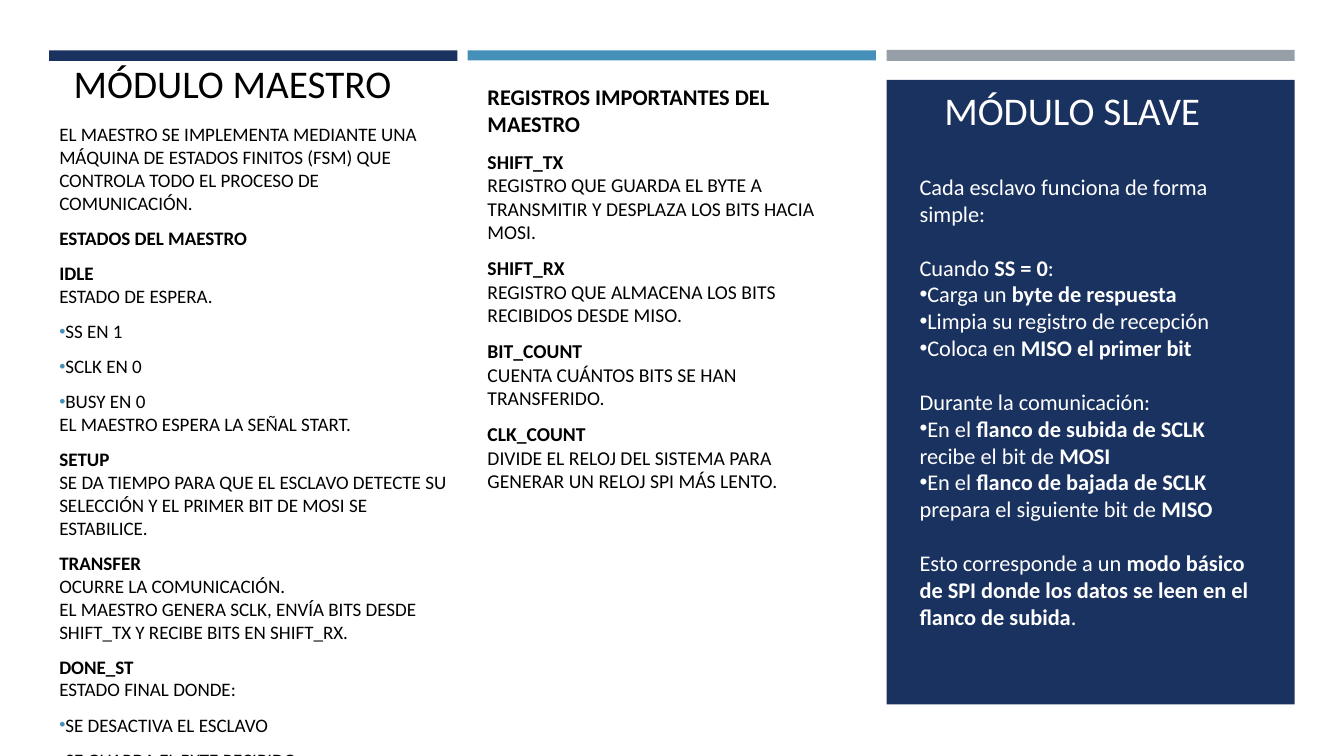
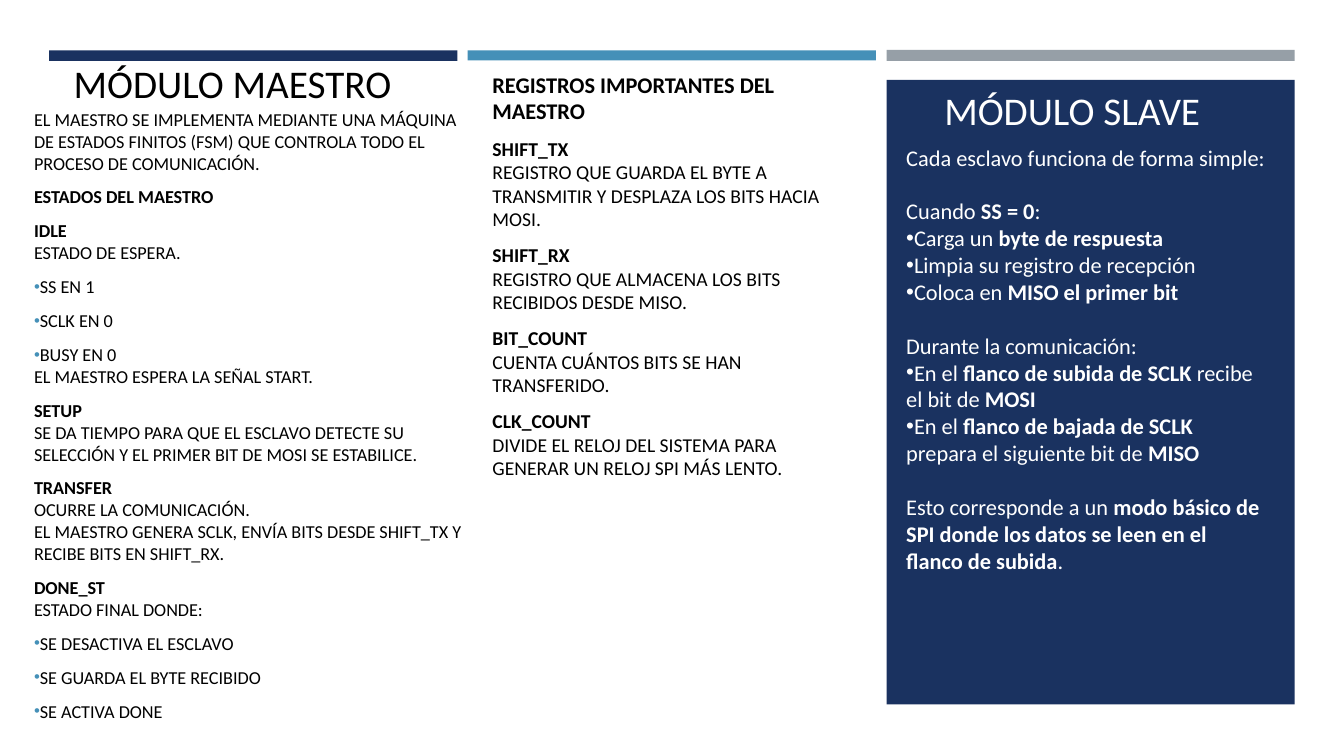
Before and after one commit to derekcasillas3070-alt/Tareas-ArquitecturaDeComputadoras, a slide deck: slide 14 of SPI-Completo/Documentacion/Implementación de Módulo SPI.pptx (slide 13 before the commit). Drawn at 1344x756 pixels with LibreOffice and Linux fonts; fonts in the diff are those of the drawing. Boxes give left, top, right and bottom in pixels: in the first picture for what was removed or moved away, otherwise in the second. Text is boxed around its words. In the diff, an @@ line names an element or a change of style, - is before the commit and + after.

```diff
--- a/SPI-Completo/Documentacion/Implementación de Módulo SPI.pptx
+++ b/SPI-Completo/Documentacion/Implementación de Módulo SPI.pptx
@@ subtitle "REGISTROS IMPORTANTES DEL MAESTRO": place and size @@
-subtitle "REGISTROS IMPORTANTES DEL MAESTRO" at bbox=[487, 90, 814, 488]
+subtitle "REGISTROS IMPORTANTES DEL MAESTRO" at bbox=[492, 78, 819, 475]
@@ text "EL MAESTRO SE IMPLEMENTA MEDIANTE ...": place and size @@
-text "EL MAESTRO SE IMPLEMENTA MEDIANTE ..." at bbox=[59, 128, 446, 732]
+text "EL MAESTRO SE IMPLEMENTA MEDIANTE ..." at bbox=[34, 111, 461, 718]
@@ text "EL MAESTRO SE IMPLEMENTA MEDIANTE ..." at bbox=[34, 111, 461, 718]: size 13.6 to 13 pt @@
@@ text "Cada esclavo funciona de forma ..." rewrapped from bbox=[920, 179, 1248, 625] to bbox=[906, 150, 1265, 569] @@
```
Also in this commit, not shown: 2 other slides changed, 2 slides added, 4 other files.
